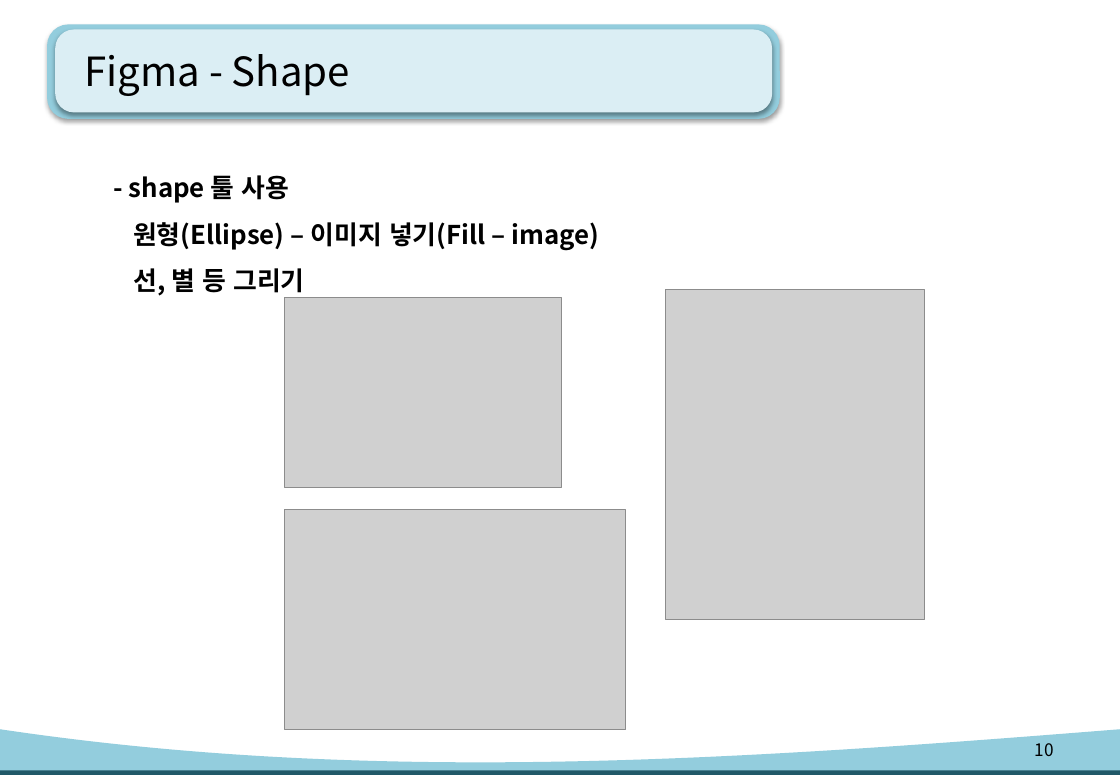
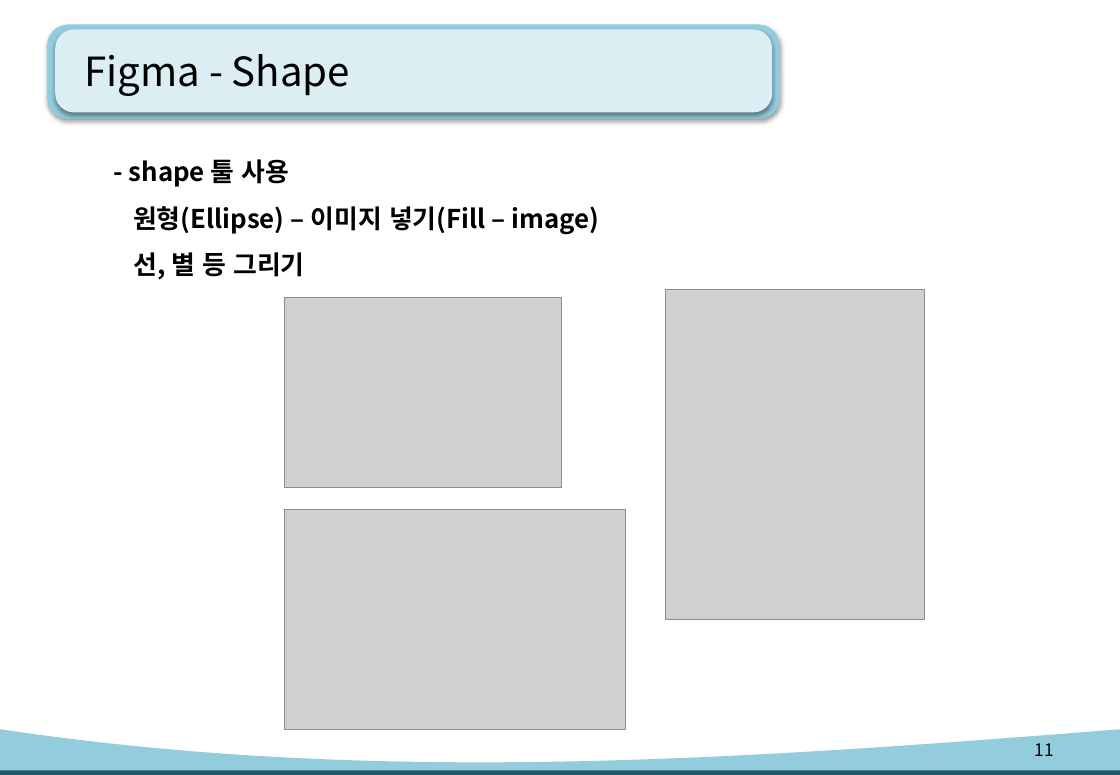
Before and after one commit to kiyongee2/green_project_web, a slide deck: slide 11 of figma_ppt/uiux-Figma.pptx (slide 10 before the commit). Drawn at 1120x775 pixels with LibreOffice and Linux fonts; fonts in the diff are those of the drawing; grey boxes stand for pictures. Boxes give left, top, right and bottom in pixels: in the first picture for what was removed or moved away, otherwise in the second. Text is boxed around its words. In the diff, an @@ line names an element or a change of style, - is before the commit and + after.

Commit message:
figma

```diff
--- a/figma_ppt/uiux-Figma.pptx
+++ b/figma_ppt/uiux-Figma.pptx
@@ text "- shape 툴 사용": place and size @@
-text "- shape 툴 사용" at box(129, 175, 599, 296)
+text "- shape 툴 사용" at box(129, 159, 599, 280)
@@ page number at box(1034, 743, 1053, 756): text changed @@
-10
+11
```
Also in this commit, not shown: 2 other slides changed, 4 slides added, 1 slide removed, 2 other files.
